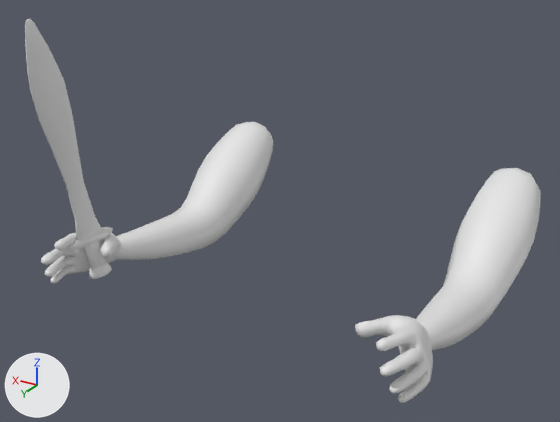
One commit to the Blender file Arte/Personaje.blend: the scene before it, then after it.
Both versions are drawn from a camera (50 mm lens) standing at (-3.13, 5.98, 1.65) and looking at (-0.95, 2.35, -0.17). Arrows for +X, +Y and +Z are at lower left; the lights stay in place.

The older version as bpy lines, for what is in view:
```python
me_cube_001 = bpy.data.meshes.new('Cube.001')
me_cube_001.from_pydata(...)  # 160 vertices, 139 faces; spans x -1.8..1.7, y -1.5..1.5, z -13.5..3.9
me_cube_001.polygons.foreach_set('use_smooth', [True] * 139)
me_plane_001 = bpy.data.meshes.new('Plane.001')
me_plane_001.from_pydata(...)  # 868 vertices, 864 faces; spans x -0.52..0.39, y -3.72..0.8, z -1.67..0.64
me_plane_001.polygons.foreach_set('use_smooth', [True] * 864)
me_plane_002 = bpy.data.meshes.new('Plane.002')
me_plane_002.from_pydata(...)  # 868 vertices, 864 faces; spans x -0.52..0.39, y -3.72..0.8, z -1.67..0.64
me_plane_002.polygons.foreach_set('use_smooth', [True] * 864)
ob_espada = bpy.data.objects.new('Espada', me_cube_001)
ob_espada.location = (-0.058, 3.037, -0.201)
ob_espada.rotation_euler = (0.0873, -2.964, 1.11)  # degrees (5, -170, 64)
ob_espada.scale = (0.0823, 0.0281, 0.0908)
ob_mano_derecha = bpy.data.objects.new('Mano derecha', me_plane_001)
ob_mano_derecha.location = (0.025, 2.878, -0.423)
ob_mano_derecha.rotation_euler = (-0.465, 0.0, 0.0)  # degrees (-27, 0, 0)
ob_mano_derecha.scale = (0.515, 0.464, 0.507)
ob_mano_derecha_001 = bpy.data.objects.new('Mano derecha.001', me_plane_002)
ob_mano_derecha_001.location = (-2.045, 2.878, -0.423)
ob_mano_derecha_001.rotation_euler = (2.677, 0.0, 0.0)  # degrees (153, 0, 0)
ob_mano_derecha_001.scale = (-0.515, -0.464, -0.507)
```
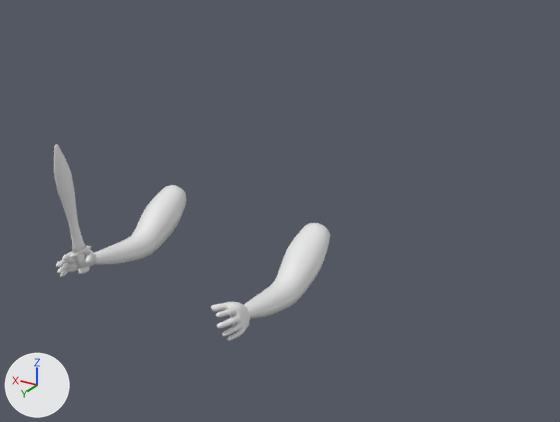
Where the newer file only moved an object's origin or applied its transform, the numbers keep the older frame.

Boxes (x1, y1, x2, y2) around the edits, measured in the pictures (560 x 422 px):
'Mano derecha.001', moved, rescaled (36% narrower, 50% shorter)
    before: (355, 168, 541, 403)
    after: (211, 223, 330, 341)
'Mano derecha', mesh rescaled (44% narrower, 43% shorter)
    before: (41, 122, 273, 283)
    after: (56, 185, 186, 277)
'Espada', deleted
    before: (25, 19, 113, 279)
'Espada.001', added
    after: (54, 144, 91, 274)

Diff of the bpy script that builds the scene:
```diff
--- a/Arte/Personaje.blend.py
+++ b/Arte/Personaje.blend.py
@@ me_plane_001 @@
 me_plane_001.from_pydata(...)  # 868 vertices, 864 faces; spans x -0.52..0.39, y -3.72..0.8, z -1.67..0.64
 # used by ob_mano_derecha; location = (0.025, 2.878, -0.423); rotation_euler = (-0.465, 0.0, 0.0), in degrees (-27, 0, 0); scale = (0.515, 0.464, 0.507)
+# me_plane_001 part 1: the whole mesh is scaled about its middle by 0.506, then moved by (0.03, 0.99, 0.32)
@@ me_cylinder_002 @@
+me_cylinder_002.from_pydata(...)  # 160 vertices, 139 faces; spans x -2.8..2.6, y -1.4..1.4, z -48.9..1.0
+me_cylinder_002.polygons.foreach_set('use_smooth', [True] * 139)
@@ ob_mano_derecha_001 @@
 ob_mano_derecha_001 = bpy.data.objects.new('Mano derecha.001', me_plane_002)
-ob_mano_derecha_001.location = (-2.045, 2.878, -0.423)
+ob_mano_derecha_001.location = (-1.144, 3.065, -0.448)
 ob_mano_derecha_001.rotation_euler = (2.677, 0.0, 0.0)  # degrees (153, 0, 0)
-ob_mano_derecha_001.scale = (-0.515, -0.464, -0.507)
+ob_mano_derecha_001.scale = (-0.263, -0.235, -0.248)
@@ ob_espada @@
-ob_espada = bpy.data.objects.new('Espada', me_cube_001)
-ob_espada.location = (-0.058, 3.037, -0.201)
-ob_espada.rotation_euler = (0.0873, -2.964, 1.11)  # degrees (5, -170, 64)
-ob_espada.scale = (0.0823, 0.0281, 0.0908)
@@ ob_espada_001 @@
+ob_espada_001 = bpy.data.objects.new('Espada.001', me_cylinder_002)
+ob_espada_001.location = (-0.014, 3.057, -0.488)
+ob_espada_001.rotation_euler = (0.0743, -3.007, 1.277)  # degrees (4.3, -172, 73)
+ob_espada_001.scale = (0.0282, 0.0168, 0.0168)
```
